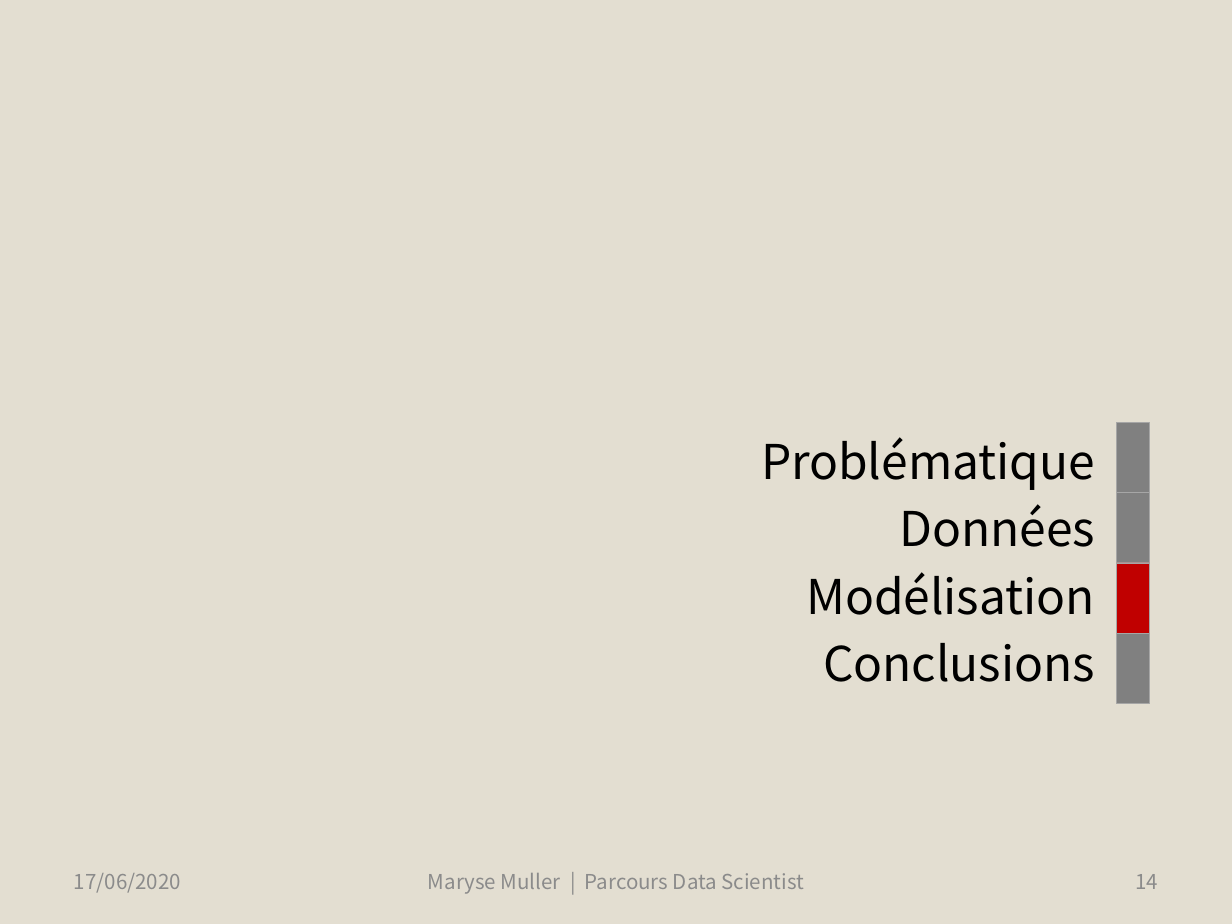
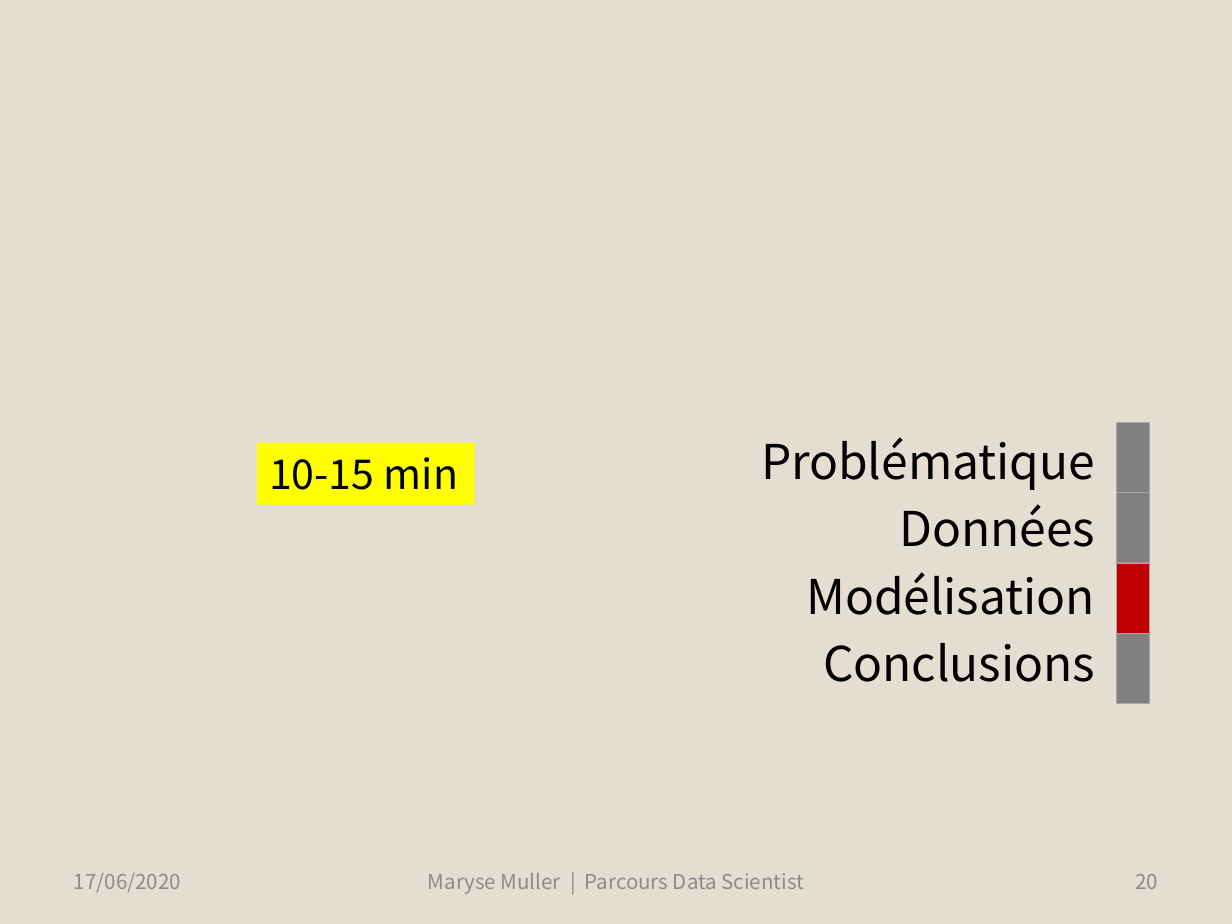
Before and after one commit to SmellyArmure/OC_DS_Project4, a slide deck: slide 20 of PRESENTATION/Projet4.pptx (slide 14 before the commit). Drawn at 1232x924 pixels with LibreOffice and Linux fonts; fonts in the diff are those of the drawing. Boxes give left, top, right and bottom in pixels: in the first picture for what was removed or moved away, otherwise in the second. Text is boxed around its words. In the diff, an @@ line names an element or a change of style, - is before the commit and + after.

```diff
--- a/PRESENTATION/Projet4.pptx
+++ b/PRESENTATION/Projet4.pptx
@@ rectangle added at box(257, 442, 476, 504), fill #FFFF00, 24 pt, text #000000 @@
+10-15 min
@@ page number at box(1135, 874, 1158, 889): text changed @@
-14
+20
```
Also in this commit, not shown: 9 other slides changed, 18 slides added, 7 slides removed, 20 other files.
